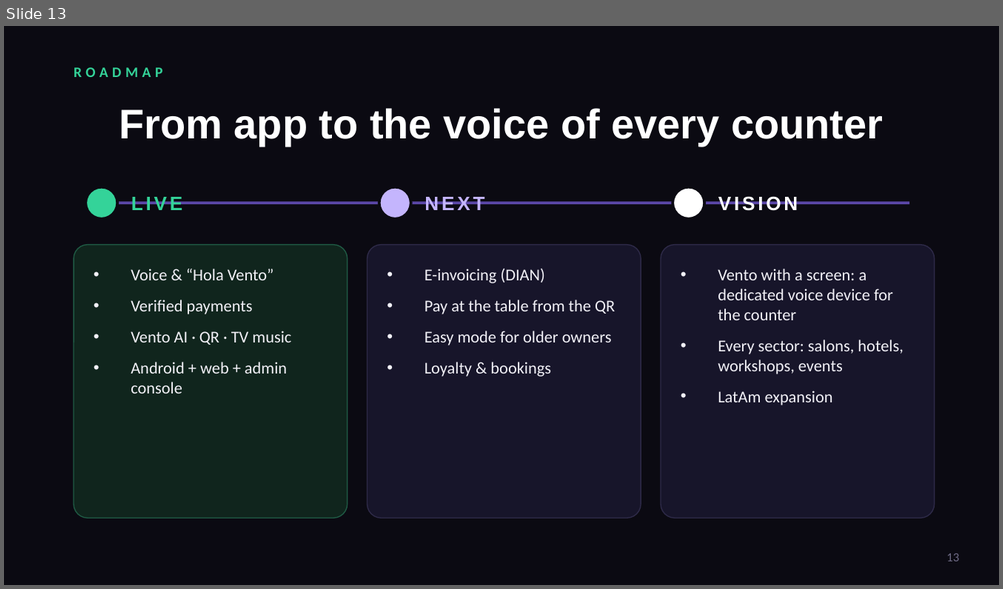
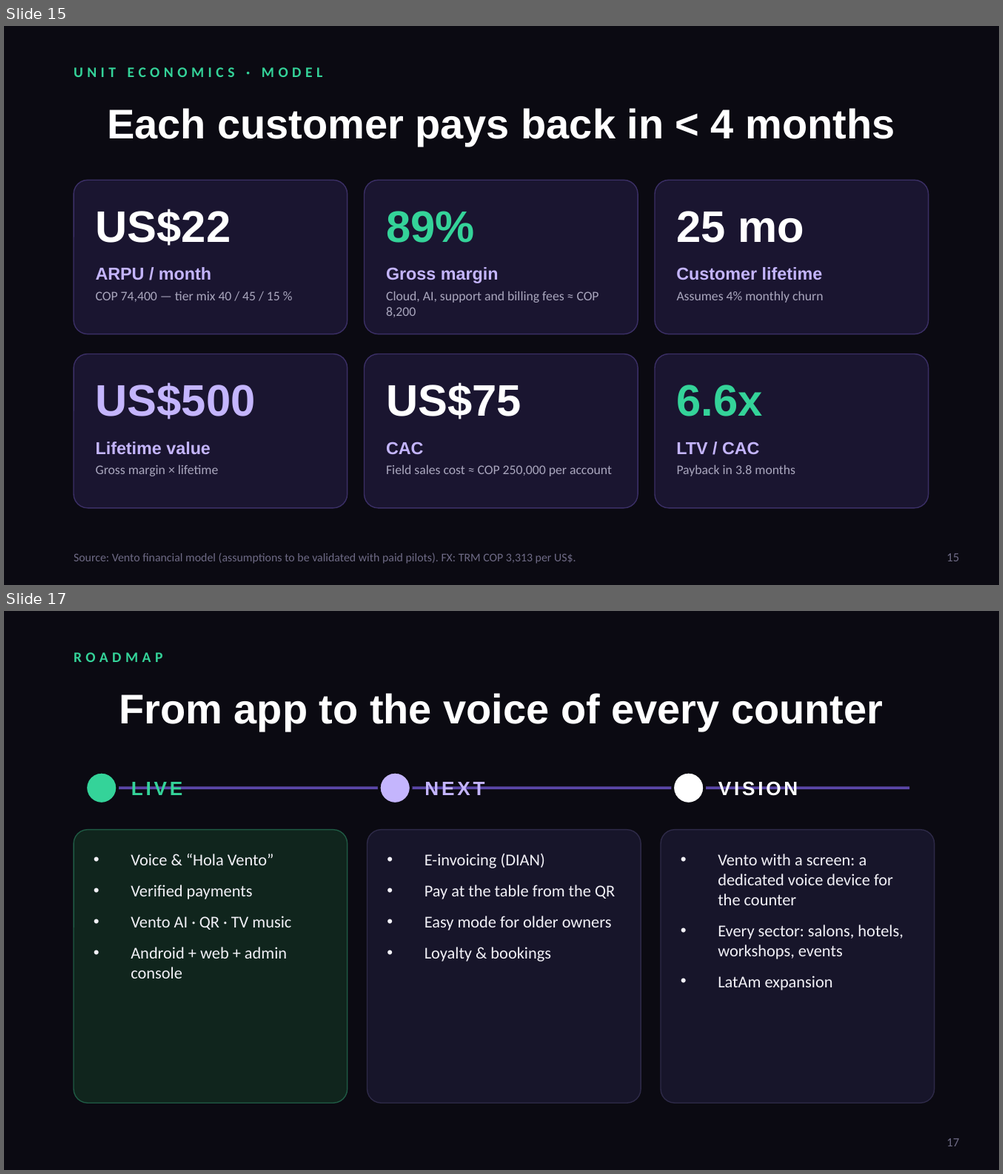
Before and after one commit to cristhianlujan45-blip/cuentas, a slide deck: ventas/Vento-pitch.pptx. Shown one above the other, each under a label of ours: slide 13 before the commit, slides 15 and 17 after it; the slides between them are not shown. The pictures are 1003x589 and 1003x1174 pixels, drawn with LibreOffice and Linux fonts; fonts in the diff are those of the drawing; background and template pictures are left out. Boxes give left, top, right and bottom in pixels: in the first picture for what was removed or moved away, otherwise in the second. Text is boxed around its words. In the diff, an @@ line names an element or a change of style, - is before the commit and + after.

```diff
--- a/ventas/Vento-pitch.pptx
+++ b/ventas/Vento-pitch.pptx
@@ slide 15 added at (4,26,999,585), background picture (left out) @@
@@ text added at (74,67,323,77), 10.5 pt, text #34D399, bold @@
+UNIT ECONOMICS · MODEL
@@ title added at (107,108,895,146), 30 pt, text #FFFFFF, bold @@
+Each customer pays back in < 4 months
@@ rounded rectangle added at (74,180,347,335), fill #1A1530, outline #3B2F66 0.75 pt @@
@@ rounded rectangle added at (364,180,637,335), fill #1A1530, outline #3B2F66 0.75 pt @@
@@ rounded rectangle added at (654,180,928,335), fill #1A1530, outline #3B2F66 0.75 pt @@
@@ text added at (96,209,231,246), 32 pt, text #FFFFFF, bold @@
+US$22
@@ text added at (386,211,475,243), 32 pt, text #34D399, bold @@
+89%
@@ text added at (676,211,804,243), 32 pt, text #FFFFFF, bold @@
+25 mo
@@ text added at (96,267,211,281), 12.5 pt, text #C4B5FD, bold @@
+ARPU / month
@@ text added at (386,267,498,284), 12.5 pt, text #C4B5FD, bold @@
+Gross margin
@@ text added at (676,267,822,281), 12.5 pt, text #C4B5FD, bold @@
+Customer lifetime
@@ text added at (96,292,280,302), 9.5 pt, text #A9A6BD @@
+COP 74,400 — tier mix 40 / 45 / 15 %
@@ text added at (386,291,599,318), 9.5 pt, text #A9A6BD @@
+Cloud, AI, support and billing fees ≈ COP 8,200
@@ text added at (677,291,823,303), 9.5 pt, text #A9A6BD @@
+Assumes 4% monthly churn
@@ rounded rectangle added at (74,355,347,508), fill #1A1530, outline #3B2F66 0.75 pt @@
@@ rounded rectangle added at (364,355,637,508), fill #1A1530, outline #3B2F66 0.75 pt @@
@@ rounded rectangle added at (654,355,928,508), fill #1A1530, outline #3B2F66 0.75 pt @@
@@ text added at (96,383,256,420), 32 pt, text #C4B5FD, bold @@
+US$500
@@ text added at (386,383,521,420), 32 pt, text #FFFFFF, bold @@
+US$75
@@ text added at (676,385,762,417), 32 pt, text #34D399, bold @@
+6.6x
@@ text added at (96,442,210,454), 12.5 pt, text #C4B5FD, bold @@
+Lifetime value
@@ text added at (386,442,423,455), 12.5 pt, text #C4B5FD, bold @@
+CAC
@@ text added at (676,442,759,455), 12.5 pt, text #C4B5FD, bold @@
+LTV / CAC
@@ text added at (96,465,219,477), 9.5 pt, text #A9A6BD @@
+Gross margin × lifetime
@@ text added at (386,465,612,477), 9.5 pt, text #A9A6BD @@
+Field sales cost ≈ COP 250,000 per account
@@ text added at (677,465,795,477), 9.5 pt, text #A9A6BD @@
+Payback in 3.8 months
@@ text added at (74,554,576,564), 8.5 pt, text #6E6A85 @@
+Source: Vento financial model (assumptions to be validated with paid pilots). FX: TRM COP 3,313 per US$.
@@ page number added at (946,554,959,562), 9 pt, text #6E6A85 @@
+15
@@ what was slide 13 is now slide 17 @@
@@ page number at (946,1139,959,1147): text changed @@
-13
+17
```
Also in this commit, not shown: 5 other slides added, 1 slide removed, 4 other files.
